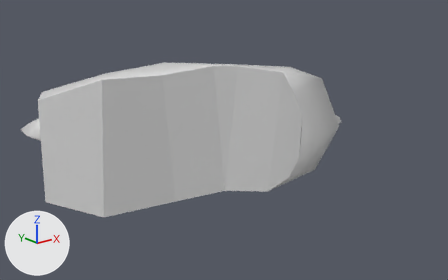
An edit to the OBJ model BRCSDK/Assets/BRCSDK/Resources/preview_skateLeft.obj, drawn before and after from the same camera.
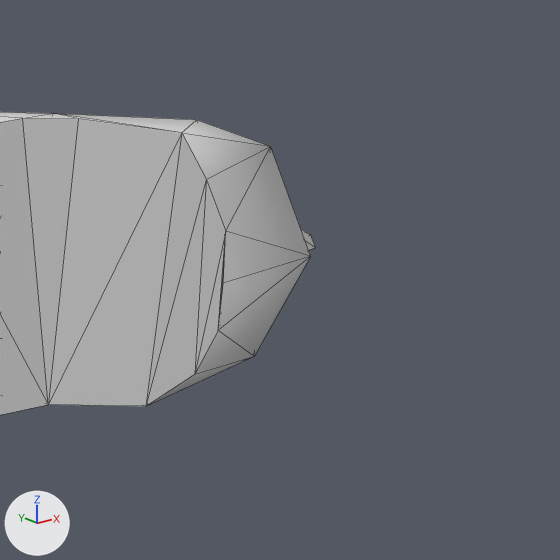
There are two pictures of each version: one whole from a camera (50 mm lens) standing at (-0.313, -0.578, 0.247) and looking at (0.221, 0.09, -0.02), one close up on the part from 46% to 100% of the width and 5% to 92% of the height. The axes (+X, +Y, +Z) are drawn at lower left. The lights are the same throughout. The close-ups show mesh edges as thin lines. Where no turn or scale is listed for an object, it has been applied to the vertices. Vertices at the same position are counted once.

Script lines for the objects in view, before the commit:
```python
me_preview_skateleft = bpy.data.meshes.new('preview_skateLeft')
me_preview_skateleft.from_pydata(...)  # 109 vertices, 185 faces; spans x -0.034..0.405, y -0.008..0.261, z -0.086..0.1
ob_preview_skateleft = bpy.data.objects.new('preview_skateLeft', me_preview_skateleft)
ob_preview_skateleft.location = (0.0, 0.0, 0.0)
```
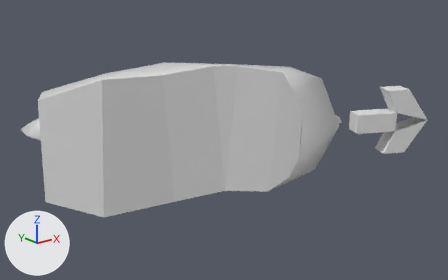
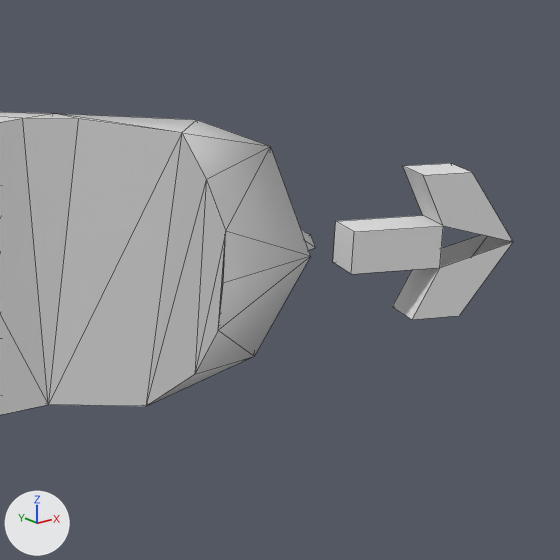
Commit message: SDK :  -Added arrows to preview meshes to help placement

What differs and where, as boxes (x1, y1, x2, y2) in the close-ups (560 x 560 px):
```json
{"object": "preview_skateLeft", "change": "reshaped", "before": [0, 112, 316, 415], "after": [0, 112, 513, 415]}
{"part": 1, "of": "me_preview_skateleft", "change": "added", "after": [333, 163, 513, 320]}
```

Scene script edits in JSON lines:
```json
{"block": "me_preview_skateleft", "where": "# used by ob_preview_skateleft; location = (0.0, 0.0, 0.0)"}
{"op": "remove", "block": "me_preview_skateleft", "code": "me_preview_skateleft.from_pydata(...)  # 109 vertices, 185 faces; spans x -0.034..0.405, y -0.008..0.261, z -0.086..0.1"}
{"op": "add", "block": "me_preview_skateleft", "code": "me_preview_skateleft.from_pydata(...)  # 127 vertices, 200 faces; spans x -0.034..0.492, y -0.07..0.261, z -0.086..0.1"}
{"block": "me_preview_skateleft", "change": "me_preview_skateleft part 1: a new loose piece of 18 vertices spanning x 0.378..0.492, y -0.07..0.002, z -0.048..0.048"}
```
